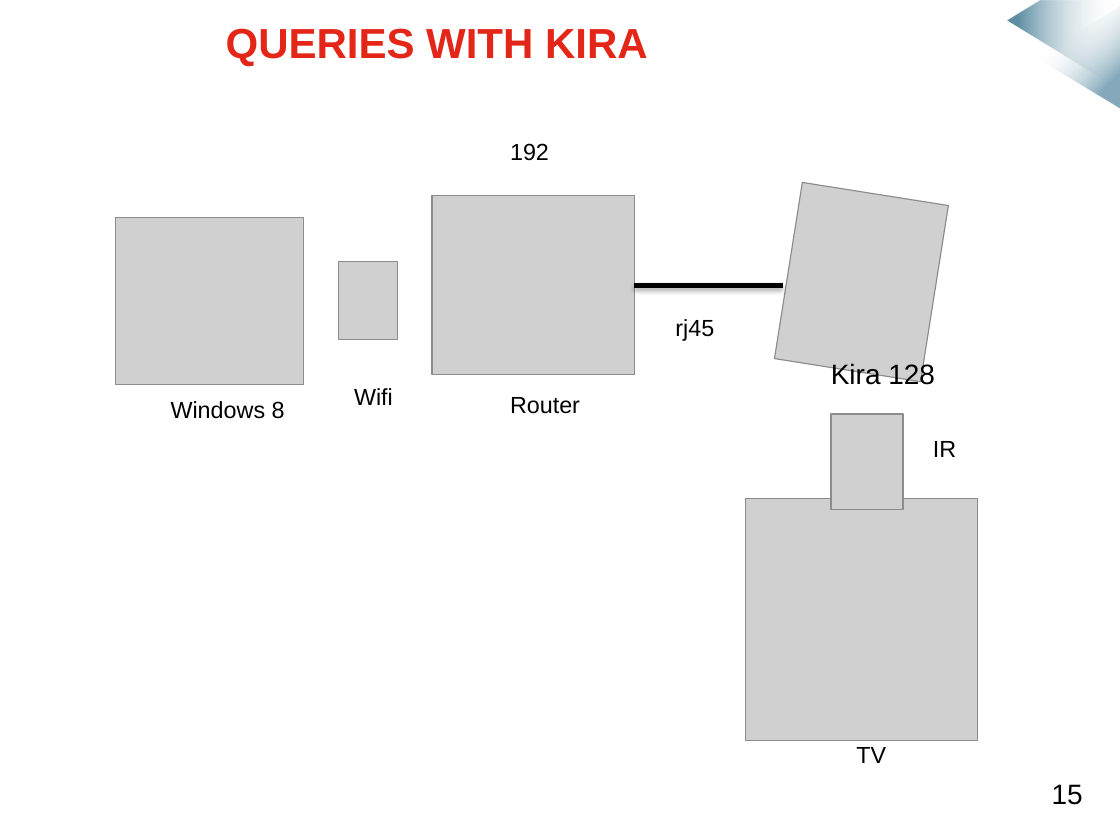
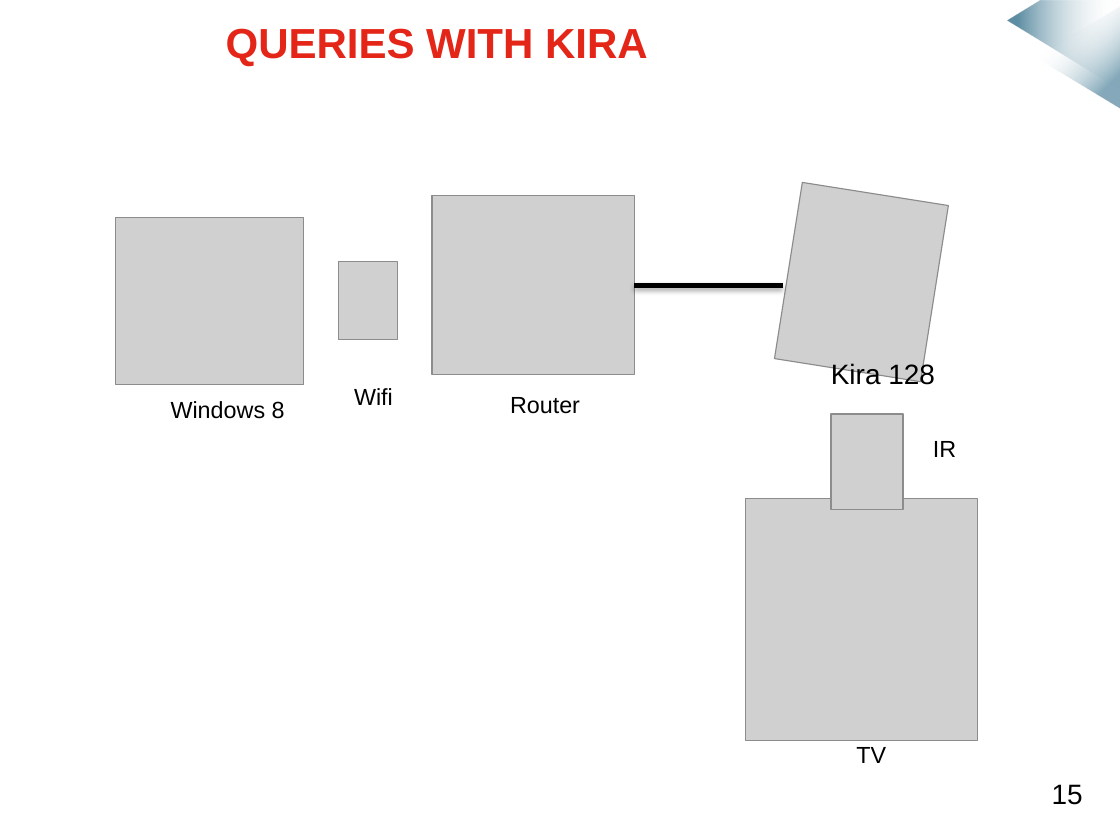
Before and after one commit to mmeven/EP_Domotique_Tablette, a slide deck: slide 14 of Rendu/Diapo_prototype_janvier.pptx. Drawn at 1120x840 pixels with LibreOffice and Linux fonts; fonts in the diff are those of the drawing; grey boxes stand for pictures; background and template pictures are left out. Boxes give left, top, right and bottom in pixels: in the first picture for what was removed or moved away, otherwise in the second. Text is boxed around its words. In the diff, an @@ line names an element or a change of style, - is before the commit and + after.

```diff
--- a/Rendu/Diapo_prototype_janvier.pptx
+++ b/Rendu/Diapo_prototype_janvier.pptx
@@ text removed at (510, 143, 549, 161) @@
-192
@@ text removed at (675, 319, 714, 341) @@
-rj45
```
Also in this commit, not shown: 1 other slide changed.
